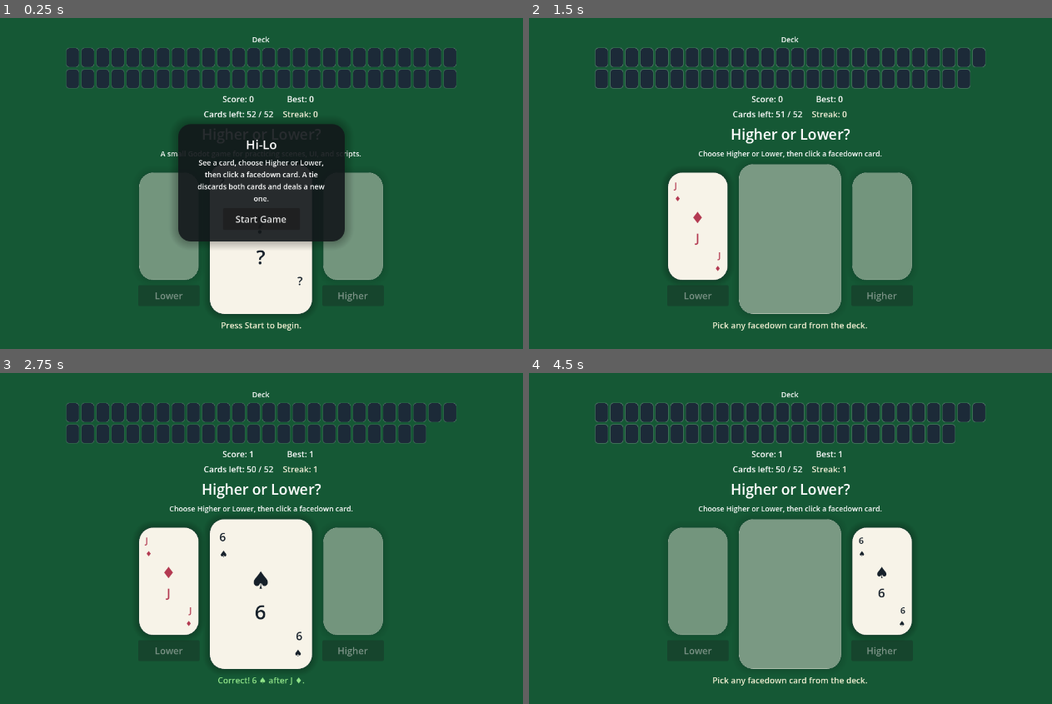
Above: before the commit, frames 1-4 (two rows, left to right).
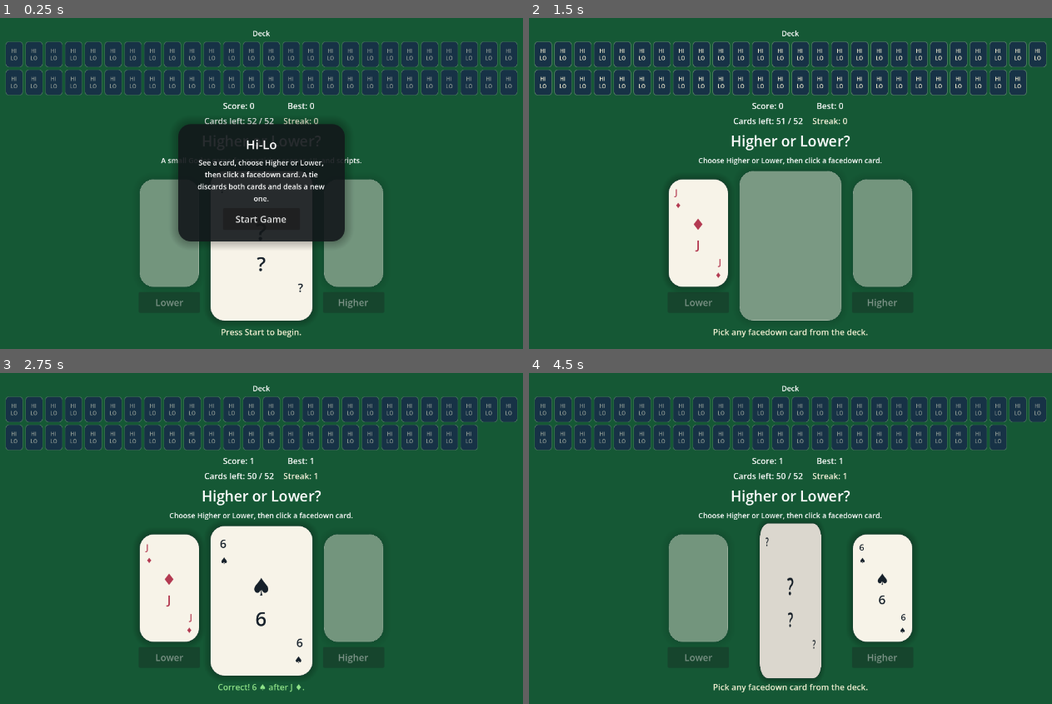
Above: after the commit, the same moments.

Repository: Vasile70Tanasa/hi-lo-godot
Game: Godot game, scene res://scenes/main.tscn
Two runs of this game, one before a commit and one after it. Both use one fixed random seed, a clock stepped at 60 frames per second and the inputs below.
Inputs (mouse positions are in pixels of both pictures, inside the frame that each line leads up to):
- Up to frame 1 (0.25 s): no input
- Up to frame 2 (1.5 s): click "Start Game" at 0.5 s; click "Lower" at 1.25 s
- Up to frame 3 (2.75 s): click (73, 412) at 2.02 s
- Up to frame 4 (4.5 s): tap A at 2.75 s; click "Higher" at 3.5 s; click (544, 409) at 4.25 s, where only the run after the commit has a clickable "HI LO"

The runs differ from the first frame. In frame 1, 12% of the frame differs, in the area x 1-99%, y 3-97%; in frame 2, 14%; in frame 3, 13%; in frame 4, 22%.

Commit message:
Polish deck visuals and fix restart reveal race

Diff:
--- a/scenes/main.tscn
+++ b/scenes/main.tscn
@@ -72,6 +72,7 @@
 theme_override_constants/separation = 5
 
 [node name="DeckLabel" type="Label" parent="GameMargin/GameVBox/DeckSection"]
+unique_name_in_owner = true
 layout_mode = 2
 theme_override_font_sizes/font_size = 14
 text = "Deck"
@@ -81,8 +82,8 @@
 unique_name_in_owner = true
 layout_mode = 2
 size_flags_horizontal = 4
-theme_override_constants/h_separation = 3
-theme_override_constants/v_separation = 3
+theme_override_constants/h_separation = 4
+theme_override_constants/v_separation = 4
 columns = 26
 
 [node name="TopBar" type="GridContainer" parent="GameMargin/GameVBox"]
--- a/scripts/main.gd
+++ b/scripts/main.gd
@@ -20,6 +20,9 @@
 var input_locked: bool = false
 var awaiting_deck_pick: bool = false
 var pending_guess_higher: bool = false
+var remaining_deck_revealed: bool = false
+var remaining_deck_reveal_in_progress: bool = false
+var deck_reveal_generation: int = 0
 var shake_tween: Tween
 var card_sfx_player: AudioStreamPlayer
 var success_sfx_player: AudioStreamPlayer
@@ -28,6 +31,7 @@
 var rng: RandomNumberGenerator = RandomNumberGenerator.new()
 
 @onready var deck_grid: GridContainer = %DeckGrid
+@onready var deck_label: Label = %DeckLabel
 @onready var subtitle_label: Label = %SubtitleLabel
 @onready var card_panel: PanelContainer = %CardPanel
 @onready var card_label: Label = %CardLabel
@@ -77,12 +81,15 @@
 	_show_start_state()
 
 func start_game() -> void:
+	deck_reveal_generation += 1
 	deck = Deck.new()
 	score = 0
 	round_active = true
 	input_locked = false
 	awaiting_deck_pick = false
 	pending_guess_higher = false
+	remaining_deck_revealed = false
+	remaining_deck_reveal_in_progress = false
 	current_card = deck.draw()
 	start_overlay.visible = false
 	play_again_button.visible = false
@@ -96,11 +103,14 @@
 	_set_guess_buttons_enabled(true)
 
 func _show_start_state() -> void:
+	deck_reveal_generation += 1
 	start_overlay.visible = true
 	round_active = false
 	input_locked = false
 	awaiting_deck_pick = false
 	pending_guess_higher = false
+	remaining_deck_revealed = false
+	remaining_deck_reveal_in_progress = false
 	current_card = {}
 	card_panel.scale = Vector2.ONE
 	card_panel.visible = true
@@ -125,7 +135,18 @@
 	elif score >= 5:
 		streak_color = Color("ffe29a")
 	streak_label.add_theme_color_override("font_color", streak_color)
+	_update_deck_label()
 	_rebuild_deck_view()
+
+func _update_deck_label() -> void:
+	if start_overlay.visible:
+		deck_label.text = "Deck"
+	elif remaining_deck_reveal_in_progress or (remaining_deck_revealed and !round_active):
+		deck_label.text = "Remaining Cards"
+	elif awaiting_deck_pick:
+		deck_label.text = "Pick a Card"
+	else:
+		deck_label.text = "Deck"
 
 func _get_cards_left_for_display() -> int:
 	if deck == null or current_card.is_empty():
@@ -138,10 +159,10 @@
 		child.queue_free()
 
 	var cards_left: int = _get_cards_left_for_display()
-	var reveal_remaining_cards: bool = _should_reveal_remaining_deck()
+	var reveal_remaining_cards: bool = _should_show_remaining_deck_fronts()
 	for index in range(cards_left):
 		var deck_button: Button = Button.new()
-		deck_button.custom_minimum_size = Vector2(26, 38)
+		deck_button.custom_minimum_size = Vector2(34, 50)
 		deck_button.focus_mode = Control.FOCUS_NONE
 		if reveal_remaining_cards and deck != null and index < deck.cards.size():
 			var remaining_card: Dictionary = deck.cards[index]
@@ -165,18 +186,28 @@
 	style.corner_radius_bottom_left = 6
 	return style
 
-func _should_reveal_remaining_deck() -> bool:
-	return !round_active and !start_overlay.visible and deck != null and !current_card.is_empty()
+func _should_show_remaining_deck_fronts() -> bool:
+	return !round_active and !start_overlay.visible and deck != null and !current_card.is_empty() and remaining_deck_revealed
 
 func _apply_deck_card_back(deck_button: Button) -> void:
-	deck_button.text = ""
+	deck_button.text = "HI\nLO"
 	deck_button.disabled = !awaiting_deck_pick or !round_active
-	deck_button.mouse_default_cursor_shape = Control.CURSOR_POINTING_HAND
-	deck_button.add_theme_stylebox_override("normal", _make_deck_card_style(Color("1c2a38"), Color(0.862745, 0.901961, 0.866667, 0.22)))
-	deck_button.add_theme_stylebox_override("hover", _make_deck_card_style(Color("254055"), Color(0.952941, 0.945098, 0.831373, 0.55)))
-	deck_button.add_theme_stylebox_override("pressed", _make_deck_card_style(Color("14202b"), Color(0.952941, 0.945098, 0.831373, 0.35)))
-	deck_button.add_theme_stylebox_override("disabled", _make_deck_card_style(Color("1c2a38"), Color(0.862745, 0.901961, 0.866667, 0.12)))
-	deck_button.add_theme_font_size_override("font_size", 12)
+	deck_button.mouse_default_cursor_shape = Control.CURSOR_POINTING_HAND if awaiting_deck_pick and round_active else Control.CURSOR_ARROW
+	var is_pick_state: bool = awaiting_deck_pick and round_active
+	var base_fill: Color = Color("24575a") if is_pick_state else Color("173246")
+	var hover_fill: Color = Color("2f7376") if is_pick_state else Color("23516f")
+	var pressed_fill: Color = Color("183e40") if is_pick_state else Color("102635")
+	var border_color: Color = Color("ffd166") if is_pick_state else Color(0.952941, 0.945098, 0.831373, 0.24)
+	var disabled_border: Color = Color(0.952941, 0.945098, 0.831373, 0.32) if is_pick_state else Color(0.952941, 0.945098, 0.831373, 0.14)
+	deck_button.add_theme_stylebox_override("normal", _make_deck_card_style(base_fill, border_color))
+	deck_button.add_theme_stylebox_override("hover", _make_deck_card_style(hover_fill, Color("ffe6a7")))
+	deck_button.add_theme_stylebox_override("pressed", _make_deck_card_style(pressed_fill, Color(1.0, 0.901961, 0.654902, 0.6)))
+	deck_button.add_theme_stylebox_override("disabled", _make_deck_card_style(base_fill, disabled_border))
+	deck_button.add_theme_color_override("font_color", Color("f3edd1"))
+	deck_button.add_theme_color_override("font_hover_color", Color("fff7de"))
+	deck_button.add_theme_color_override("font_pressed_color", Color("f3edd1"))
+	deck_button.add_theme_color_override("font_disabled_color", Color(0.952941, 0.945098, 0.831373, 0.55))
+	deck_button.add_theme_font_size_override("font_size", 10)
 
 func _apply_deck_card_front(deck_button: Button, card: Dictionary) -> void:
 	var suit_color: Color = Deck.suit_color(card)
@@ -192,6 +223,83 @@
 	deck_button.add_theme_color_override("font_pressed_color", suit_color)
 	deck_button.add_theme_color_override("font_disabled_color", suit_color)
 	deck_button.add_theme_font_size_override("font_size", 11)
+
+func _start_remaining_deck_reveal() -> void:
+	if remaining_deck_revealed or remaining_deck_reveal_in_progress:
+		return
+	if _is_deck_reveal_cancelled(deck_reveal_generation):
+		return
+	remaining_deck_reveal_in_progress = true
+	_update_deck_label()
+	var generation: int = deck_reveal_generation
+	var cards_snapshot: Array[Dictionary] = deck.cards.duplicate(true)
+	var deck_buttons: Array[Button] = []
+	for child: Node in deck_grid.get_children():
+		var deck_button: Button = child as Button
+		if deck_button != null:
+			deck_buttons.append(deck_button)
+
+	var reveal_count: int = mini(deck_buttons.size(), cards_snapshot.size())
+	for index in range(reveal_count):
+		if _is_deck_reveal_cancelled(generation):
+			_stop_remaining_deck_reveal()
+			return
+		var deck_button: Button = deck_buttons[index]
+		if not is_instance_valid(deck_button):
+			continue
+		var flip_finished: bool = await _animate_deck_card_flip(deck_button, cards_snapshot[index], generation)
+		if not flip_finished and _is_deck_reveal_cancelled(generation):
+			_stop_remaining_deck_reveal()
+			return
+		if index < reveal_count - 1:
+			await get_tree().create_timer(0.02).timeout
+
+	if _is_deck_reveal_cancelled(generation):
+		_stop_remaining_deck_reveal()
+		return
+
+	remaining_deck_reveal_in_progress = false
+	remaining_deck_revealed = true
+	_update_deck_label()
+
+func _animate_deck_card_flip(deck_button: Button, card: Dictionary, generation: int) -> bool:
+	if not is_instance_valid(deck_button) or _is_deck_reveal_cancelled(generation):
+		return false
+	deck_button.pivot_offset = deck_button.custom_minimum_size / 2.0
+	deck_button.scale = Vector2.ONE
+	var close_tween: Tween = create_tween()
+	close_tween.bind_node(deck_button)
+	close_tween.set_trans(Tween.TRANS_CUBIC)
+	close_tween.set_ease(Tween.EASE_IN)
+	close_tween.tween_property(deck_button, "scale", Vector2(0.08, 1.04), 0.05)
+	await close_tween.finished
+	if not is_instance_valid(deck_button) or _is_deck_reveal_cancelled(generation):
+		return false
+
+	_apply_deck_card_front(deck_button, card)
+
+	var open_tween: Tween = create_tween()
+	open_tween.bind_node(deck_button)
+	open_tween.set_trans(Tween.TRANS_BACK)
+	open_tween.set_ease(Tween.EASE_OUT)
+	open_tween.tween_property(deck_button, "scale", Vector2(1.08, 0.98), 0.08)
+	await open_tween.finished
+	if not is_instance_valid(deck_button) or _is_deck_reveal_cancelled(generation):
+		return false
+
+	var settle_tween: Tween = create_tween()
+	settle_tween.bind_node(deck_button)
+	settle_tween.set_trans(Tween.TRANS_SINE)
+	settle_tween.set_ease(Tween.EASE_OUT)
+	settle_tween.tween_property(deck_button, "scale", Vector2.ONE, 0.04)
+	return true
+
+func _is_deck_reveal_cancelled(generation: int) -> bool:
+	return generation != deck_reveal_generation or round_active or start_overlay.visible or deck == null
+
+func _stop_remaining_deck_reveal() -> void:
+	remaining_deck_reveal_in_progress = false
+	_update_deck_label()
 
 func _apply_card_visual(card: Dictionary) -> void:
 	var rank_text: String = Deck.rank_text(card)
@@ -516,6 +624,7 @@
 		subtitle_label.text = "You lost the current round. Try again."
 		_set_result_text(message, RESULT_FAIL)
 	_update_status_labels()
+	call_deferred("_start_remaining_deck_reveal")
 
 func _shake_screen() -> void:
 	if shake_tween != null:
